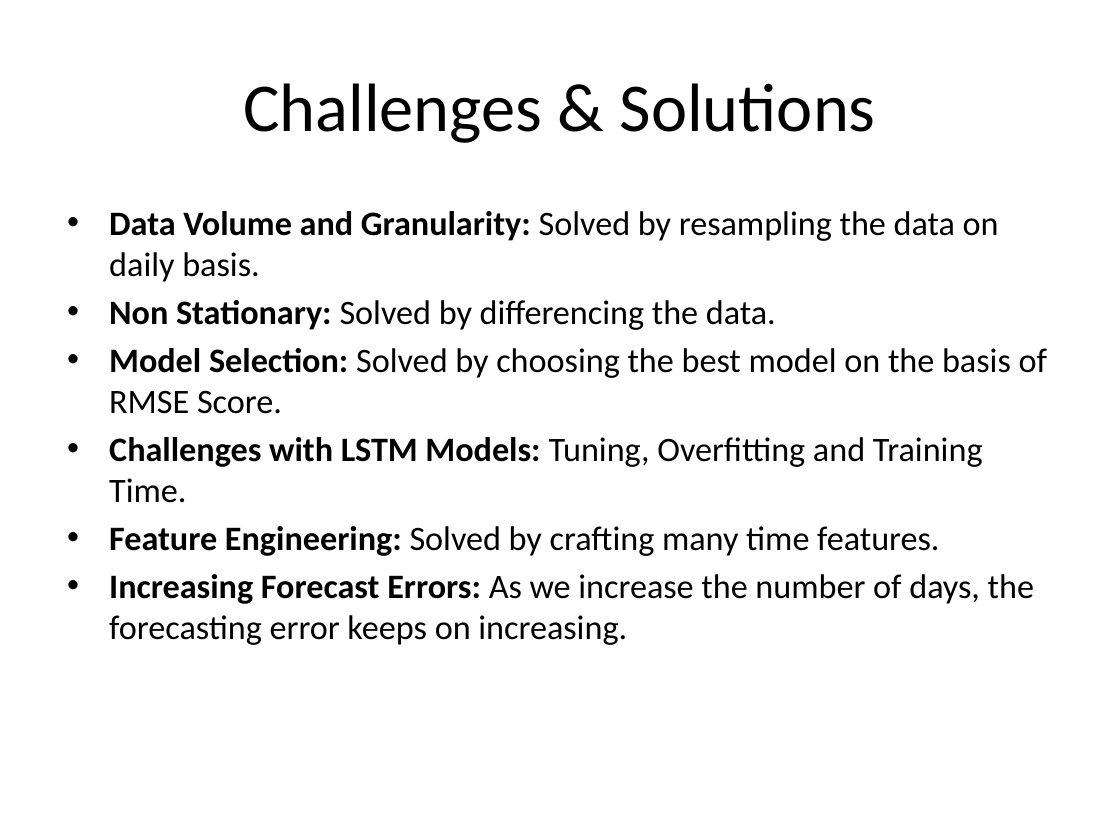
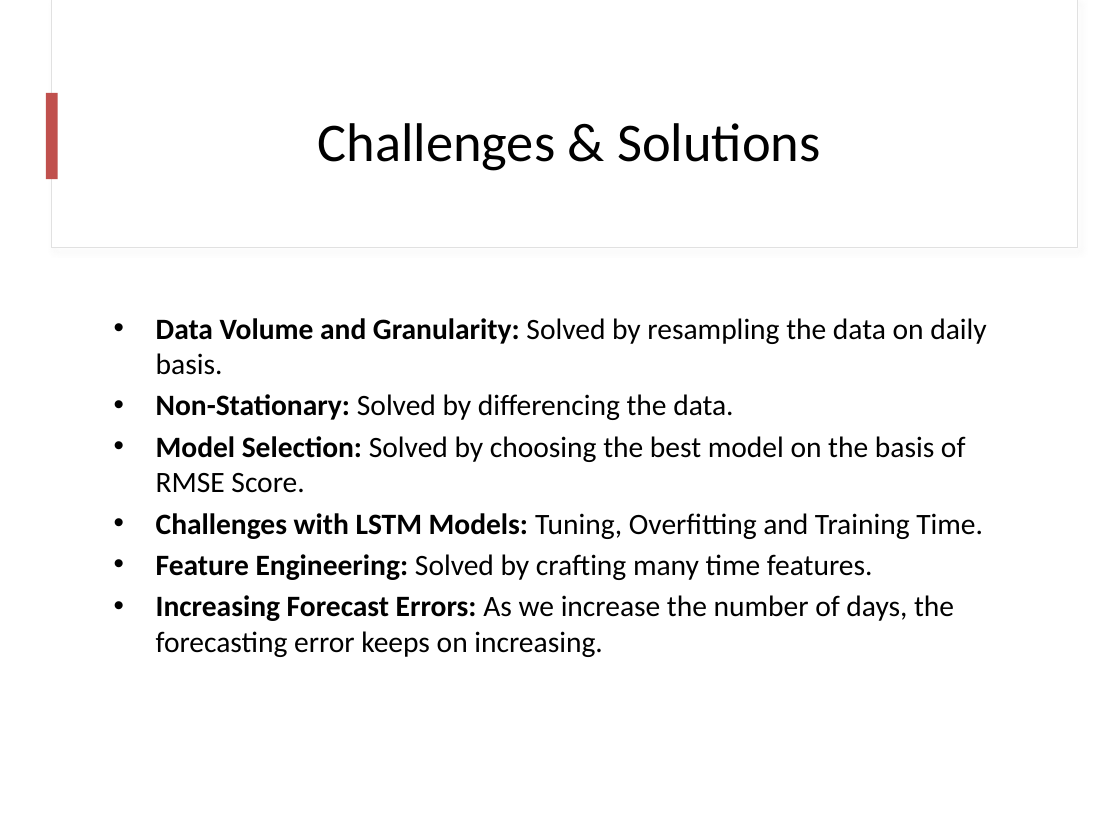
Before and after one commit to rizz045/Energy_Demand_Forecasting_Using_Time_Series_Analysis, a slide deck: slide 19 of Energy_Demand_Forecasting_Report.pptx. Drawn at 1120x840 pixels with LibreOffice and Linux fonts; fonts in the diff are those of the drawing. Boxes give left, top, right and bottom in pixels: in the first picture for what was removed or moved away, otherwise in the second. Text is boxed around its words. In the diff, an @@ line names an element or a change of style, - is before the commit and + after.

```diff
--- a/Energy_Demand_Forecasting_Report.pptx
+++ b/Energy_Demand_Forecasting_Report.pptx
@@ rectangle added at (52, 0, 1077, 248), fill #FFFFFF, outline #E1E1E1 0.75 pt @@
@@ rectangle added at (53, 0, 1077, 246), fill #FFFFFF @@
@@ title "Challenges & Solutions": place and size @@
-title "Challenges & Solutions" at (243, 83, 876, 143)
+title "Challenges & Solutions" at (317, 123, 821, 171)
@@ title "Challenges & Solutions" at (317, 123, 821, 171): size 44 to 35 pt @@
@@ rectangle added at (46, 93, 57, 179), fill #C0504D @@
@@ text "Data Volume and Granularity: Solved ...": place and size @@
-text "Data Volume and Granularity: Solved ..." at (109, 211, 1047, 645)
+text "Data Volume and Granularity: Solved ..." at (156, 318, 986, 657)
@@ text at (156, 318, 986, 657): size 22 to 19 pt in "Data Volume and Granularity: Solved by resampling ...", "Model Selection: Solved by choosing the best ...", "Challenges with LSTM Models: Tuning, Overfitting and ...", "Feature Engineering: Solved by crafting many time ..." and 1 more places @@
@@ text at (156, 394, 733, 420): text changed; size 22 to 19 pt @@
-• Non Stationary: Solved by differencing the data.
+• Non-Stationary: Solved by differencing the data.
```
Also in this commit, not shown: 10 other slides changed, 2 slides added, 1 slide removed.
